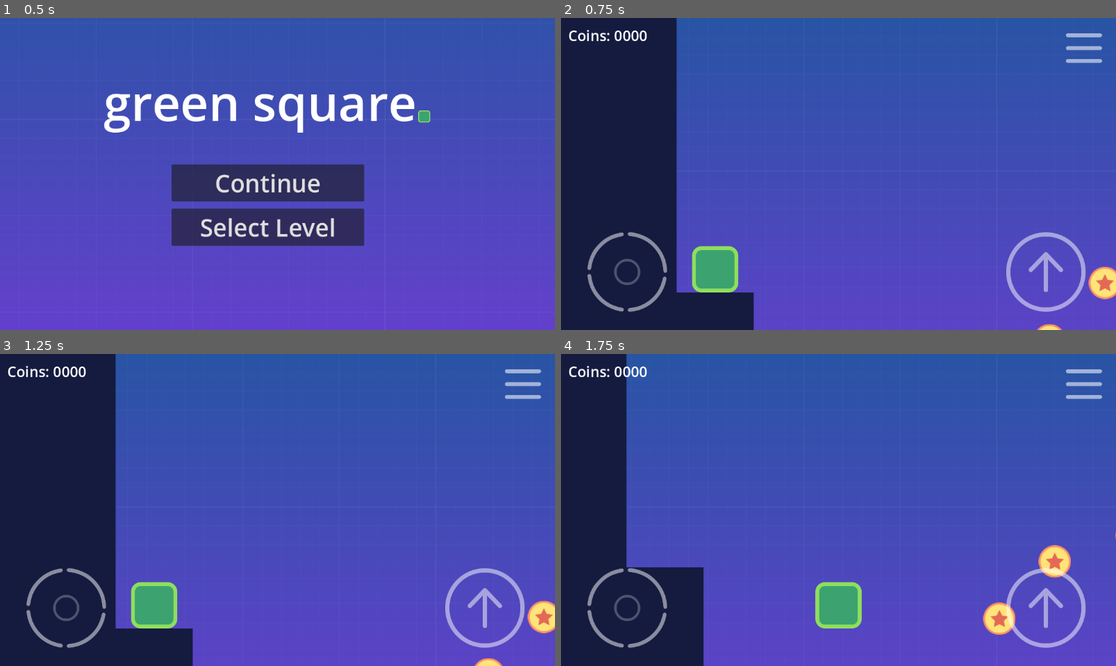
Above: before the commit, frames 1-4 (two rows, left to right).
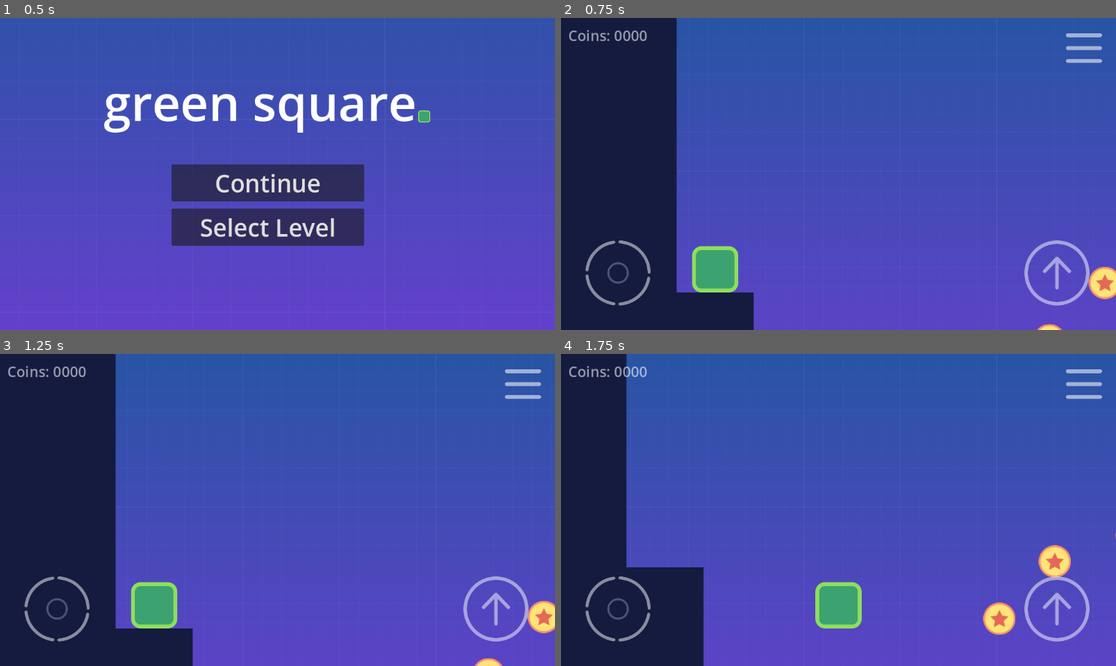
Above: after the commit, the same moments.

Repository: Aoshua/Geometric-2D-Platformer
Game: Godot game, scene res://src/ui/menus/main_menu.tscn
The game is run twice, just before and just after one commit, with the same random seed, the same clock (stepped at 60 frames per second) and the same inputs.
Inputs (mouse positions are in pixels of both pictures, inside the frame that each line leads up to):
- Up to frame 1 (0.5 s): no input
- Up to frame 2 (0.75 s): click "Continue" at 0.5 s
- Up to frame 3 (1.25 s): no input
- Up to frame 4 (1.75 s): tap Enter at 1.25 s; move the mouse to (960, 494) at 1.27 s; hold D (move_right) from 1.28 s (still down); click (960, 494) at 1.42 s; tap W (jump) at 1.52 s

Frame 1 is identical in both runs. In frame 2, 2.3% of the frame differs, in the area x 1-96%, y 3-95%; in frame 3, 2.3%; in frame 4, 2.3%.

Commit message:
atmpt implement revive, smaller btns with bigger area

Diff:
--- a/src/actors/player.gd
+++ b/src/actors/player.gd
@@ -6,6 +6,7 @@
 const MOVE_SPEED = 800.0
 const GRAVITY = 3000.0
 
+var is_dead = false
 
 func _ready():
 	Global.connect("coins_changed", _on_coins_changed)
@@ -27,10 +28,27 @@
 
 
 func _on_enemy_detector_body_entered(body: Node2D) -> void:
+	if is_dead:
+		return
+
+	# Disable player rather than destroying
+	is_dead = true
+	process_mode = Node.PROCESS_MODE_DISABLED
+	visible = false
+
 	var game_over_scene = load("res://src/ui/menus/game_over.tscn").instantiate()
 	game_over_scene.process_mode = Node.PROCESS_MODE_ALWAYS
 	get_tree().root.add_child(game_over_scene)
-	queue_free()  # Remove the player
+
+	if game_over_scene.has_method("set_player"):
+		game_over_scene.set_player(self)
+
+
+func revive() -> void:
+	is_dead = false
+	process_mode = Node.PROCESS_MODE_INHERIT
+	visible = true
+	# Reset other state (position, velocity, etc.)?
 
 
 func _on_pause_button_pressed():
--- a/src/actors/player.tscn
+++ b/src/actors/player.tscn
@@ -13,14 +13,14 @@
 size = Vector2(96, 89)
 
 [sub_resource type="RectangleShape2D" id="RectangleShape2D_c3rme"]
-size = Vector2(350, 300)
+size = Vector2(500, 500)
 
 [node name="Player" type="CharacterBody2D"]
 collision_mask = 14
 script = ExtResource("1_34e7d")
 stomp_impulse = 600.0
 metadata/_edit_vertical_guides_ = [1152.0]
-metadata/_edit_horizontal_guides_ = [613.0]
+metadata/_edit_horizontal_guides_ = [611.0]
 
 [node name="Player" type="Sprite2D" parent="."]
 position = Vector2(0, -48)
@@ -55,8 +55,8 @@
 
 [node name="Joystick" parent="PlayerControls/Control" instance=ExtResource("3_ca37w")]
 unique_name_in_owner = true
-position = Vector2(55, -203)
-scale = Vector2(0.55, 0.55)
+position = Vector2(51, -186)
+scale = Vector2(0.45, 0.45)
 
 [node name="Control2" type="Control" parent="PlayerControls"]
 layout_mode = 3
@@ -70,8 +70,8 @@
 metadata/_edit_use_anchors_ = true
 
 [node name="JumpButton" parent="PlayerControls/Control2" instance=ExtResource("4_jkb2p")]
-position = Vector2(-228, -203)
-scale = Vector2(0.55, 0.55)
+position = Vector2(-190, -186)
+scale = Vector2(0.45, 0.45)
 action = "jump"
 
 [node name="Control3" type="Control" parent="PlayerControls"]
@@ -102,6 +102,7 @@
 
 [node name="CoinsLabel" type="Label" parent="PlayerControls/Control4"]
 unique_name_in_owner = true
+modulate = Color(1, 1, 1, 0.560784)
 layout_mode = 2
 offset_right = 10.0
 offset_bottom = 23.0
--- a/src/ui/joystick.tscn
+++ b/src/ui/joystick.tscn
@@ -5,7 +5,7 @@
 [ext_resource type="Texture2D" uid="uid://d2jtmt8m4cj55" path="res://assets/buttons/joystick_inner.png" id="2_w43c8"]
 
 [sub_resource type="CircleShape2D" id="CircleShape2D_a1pa8"]
-radius = 150.0
+radius = 250.0
 
 [node name="Joystick" type="TouchScreenButton"]
 scale = Vector2(0.6, 0.6)
--- a/src/ui/jump_button.tscn
+++ b/src/ui/jump_button.tscn
@@ -3,9 +3,8 @@
 [ext_resource type="Texture2D" uid="uid://iyluyv0lua44" path="res://assets/buttons/jump_button.png" id="1_gcmhh"]
 [ext_resource type="Script" path="res://src/ui/jump_button.gd" id="2_sfo76"]
 
-
 [sub_resource type="CircleShape2D" id="CircleShape2D_wugl0"]
-radius = 150.0
+radius = 250.0
 
 [node name="JumpButton" type="TouchScreenButton"]
 scale = Vector2(0.6, 0.6)
--- a/src/ui/menus/game_over.gd
+++ b/src/ui/menus/game_over.gd
@@ -5,6 +5,8 @@
 var on_user_earned_reward_listener := OnUserEarnedRewardListener.new()
 var full_screen_content_callback := FullScreenContentCallback.new()
 var loading_overlay: CanvasLayer
+
+var player_ref = null
 
 func _on_reset_button_pressed():
 	get_tree().reload_current_scene()
@@ -53,9 +55,18 @@
 		rewarded_ad.show(on_user_earned_reward_listener)
 
 
+func set_player(player):
+	player_ref = player
+
+
 func revive_player():
 	print("Reviving player...")
-	# Your revival logic here
+	if player_ref and player_ref.has_method("revive"):
+		player_ref.revive()
+		queue_free() # Remove game over screen
+	else: # Fallback if no player reference (shouldn't happen, but just in case)
+		print("ERROR: No player reference to revive!")
+		get_tree().reload_current_scene()
 
 
 func show_loading_overlay():
